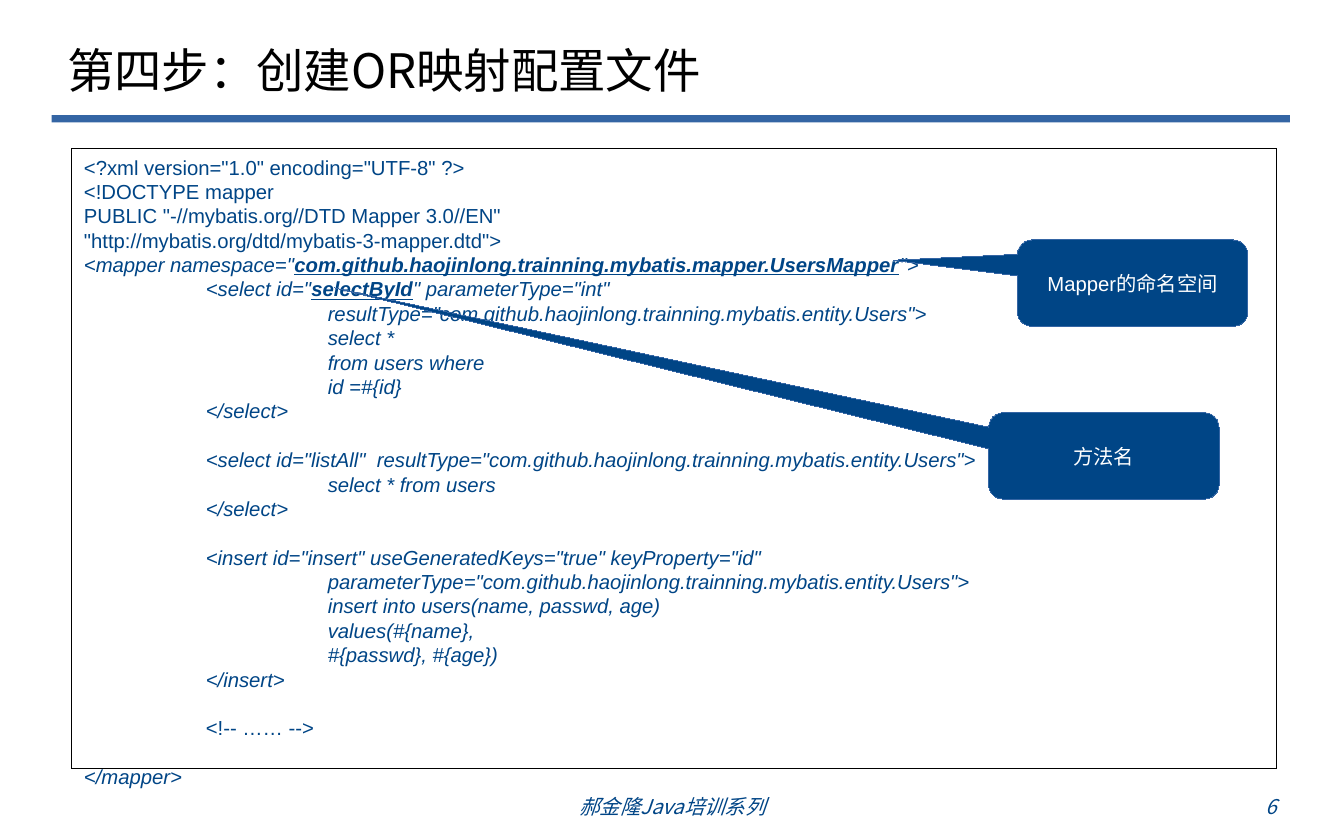
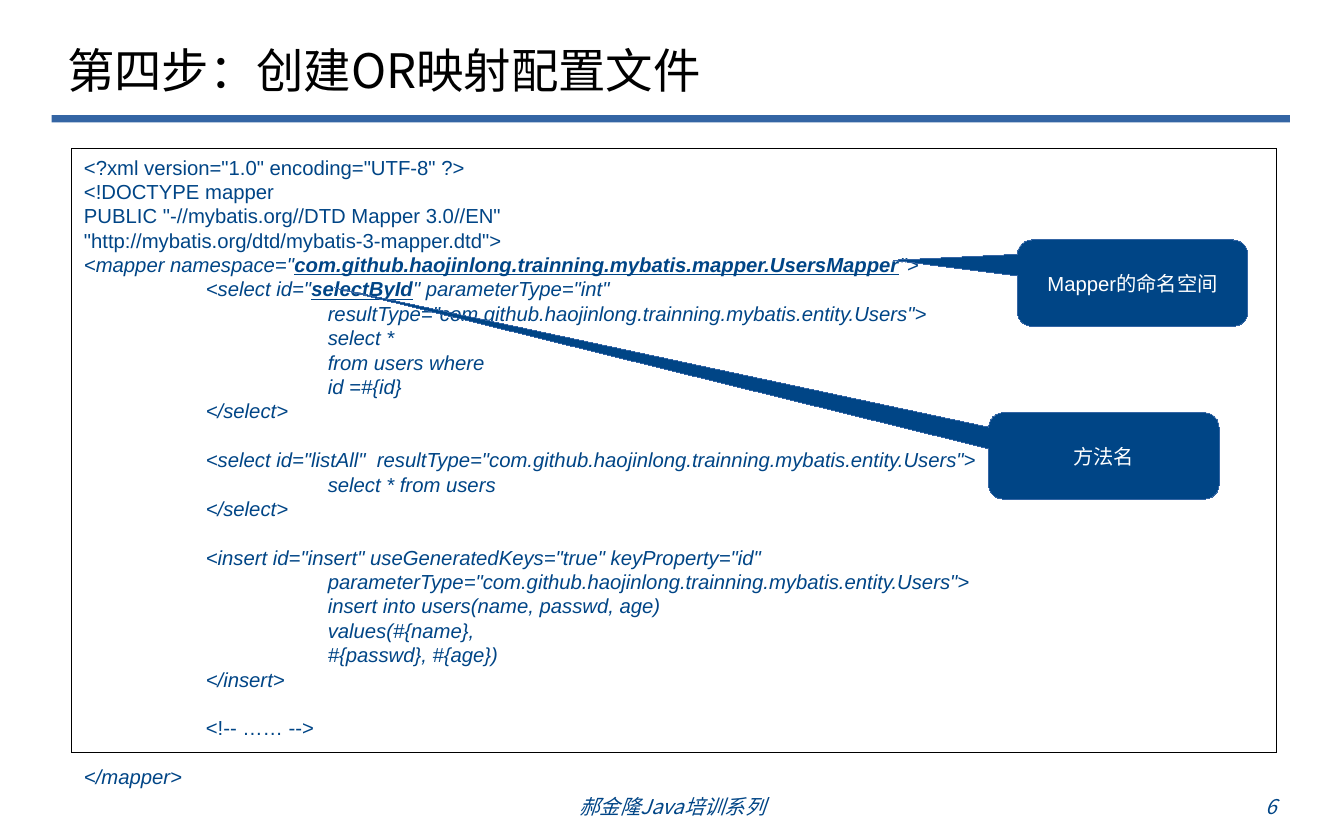
Before and after one commit to haojinlong/trainning, a slide deck: slide 6 of doc/odp/郝金隆JavaEE基础培训1：mybatis培训.odp. Drawn at 1344x840 pixels with LibreOffice and Linux fonts; fonts in the diff are those of the drawing; background and template pictures are left out. Boxes give left, top, right and bottom in pixels: in the first picture for what was removed or moved away, otherwise in the second. Text is boxed around its words. In the diff, an @@ line names an element or a change of style, - is before the commit and + after.

```diff
--- a/doc/odp/郝金隆JavaEE基础培训1：mybatis培训.odp
+++ b/doc/odp/郝金隆JavaEE基础培训1：mybatis培训.odp
@@ rectangle "<?xml version="1.0" encoding="UTF-8" ?>": place and size @@
-rectangle "<?xml version="1.0" encoding="UTF-8" ?>" at [72, 149, 1277, 768]
+rectangle "<?xml version="1.0" encoding="UTF-8" ?>" at [72, 149, 1277, 752]
```
Also in this commit, not shown: 4 other slides changed, 3 slides added.
